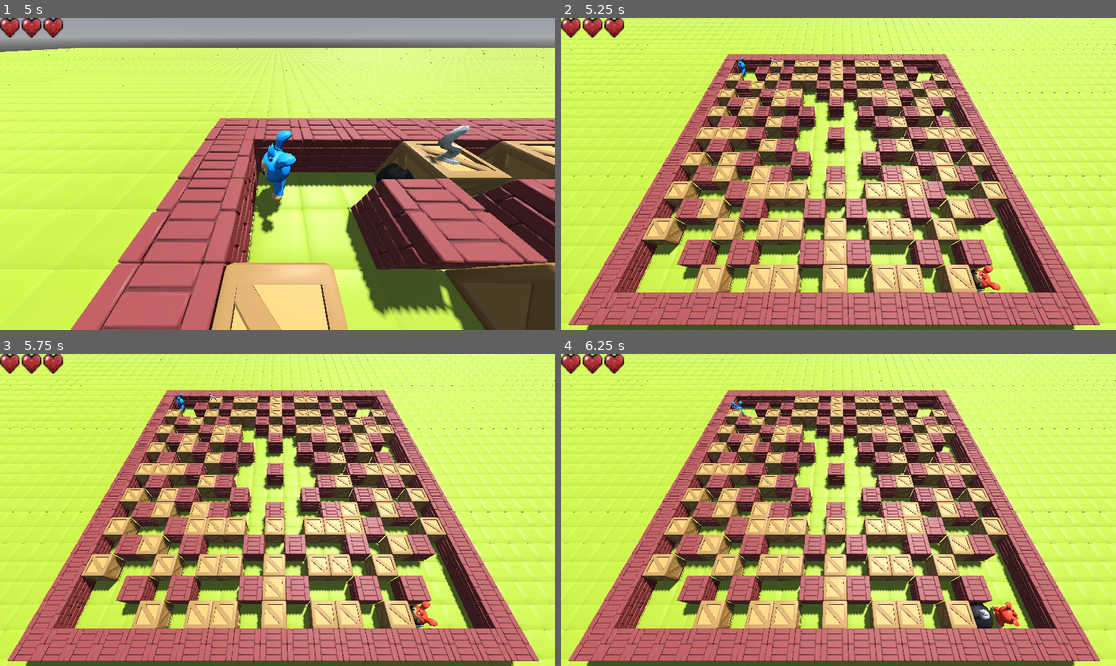
Above: before the commit, frames 1-4 (two rows, left to right).
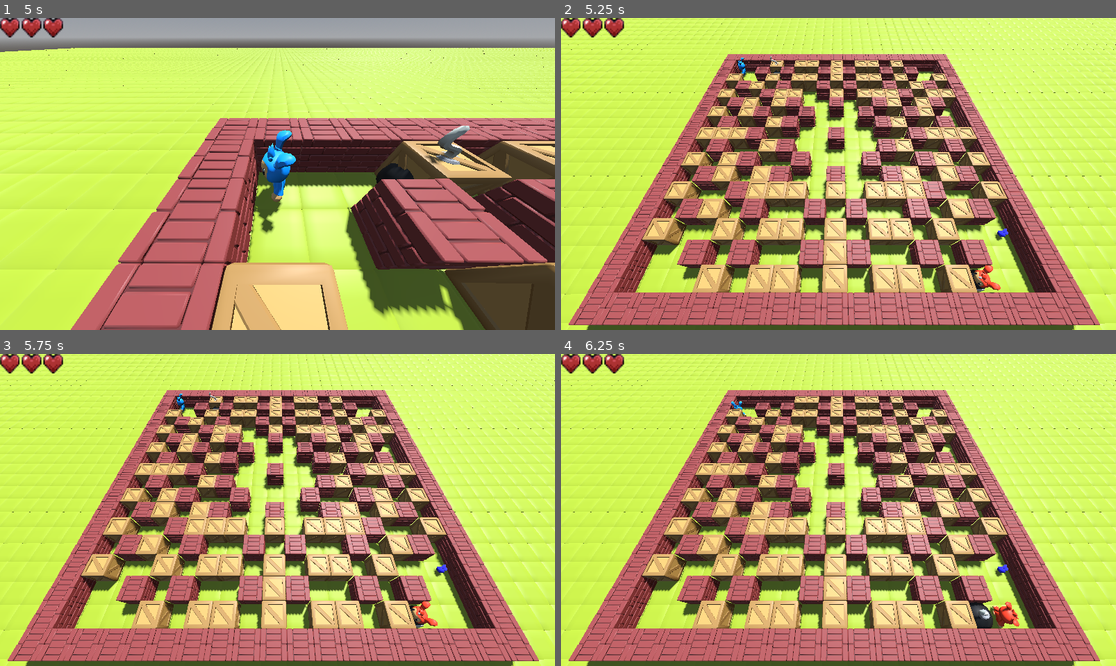
Above: after the commit, the same moments.

Repository: summerflamme/Bomberman
Game: Godot game, scene res://menu/MainMenu.tscn
The game is run twice, just before and just after one commit, with the same random seed, the same clock (stepped at 60 frames per second) and the same inputs.
Inputs:
- Up to frame 1 (5 s): click "Jouer" at 0.5 s; hold Right (p1_right) 1.28-2.03 s; tap Space (p1_bomb) at 1.35, 2.85, 4.35 s; hold Down (p1_down) 2.03-2.78 s; tap F (switch_camera) at 2.1, 3.6 s; hold Right (p1_right) 2.78-3.53 s; hold Up (p1_up) 3.53-4.28 s; hold Left (p1_left) from 4.28 s (still down)
- Up to frame 2 (5.25 s): keep holding Left (p1_left); tap F (switch_camera) at 5.1 s
- Up to frame 3 (5.75 s): keep holding Left (p1_left)
- Up to frame 4 (6.25 s): release Left (p1_left) at 5.78 s; hold Down (p1_down) from 5.78 s (still down); tap Space (p1_bomb) at 5.85 s

Frame 1 is identical in both runs. In frame 2, less than 0.1% of the frame differs, in the area x 14-81%, y 50-72%; in frame 3, less than 0.1%; in frame 4, less than 0.1%, in the area x 14-81%, y 19-72%.

Commit message:
ajout des bonus

Diff:
--- a/bomberman/bombe/bombe.gd
+++ b/bomberman/bombe/bombe.gd
@@ -1,4 +1,4 @@
-extends StaticBody3D
+extends CharacterBody3D
 @onready var gridmap: GridMap = get_tree().current_scene.get_node("GridMap")
 
 @onready var bombe_sprite : Node3D = $Bomb2
@@ -6,16 +6,55 @@
 @export var range_explosion := 1
 @export var cell_size := 2.0
 
+@export var move_speed := 15.0
+var move_dir: Vector3 = Vector3.ZERO
+var is_moving := false
+
+@export var bonus_scene: PackedScene
+@export var bonus_drop_chance := 0.3
+
 
 func _ready() -> void:
+	velocity = Vector3.ZERO
+
 	await get_tree().create_timer(1.0).timeout
 	bombe_sprite.scale *= 1.5
 	await get_tree().create_timer(1.0).timeout
 	bombe_sprite.scale *= 1.5
 	await get_tree().create_timer(1.0).timeout
 
+	explode()
 
-	explode()
+
+
+func kick(dir: Vector3) -> void:
+	if is_moving:
+		return
+
+	move_dir = dir.normalized()
+	is_moving = true
+
+func _physics_process(delta: float) -> void:
+	if not is_moving:
+		return
+
+	velocity.x = move_dir.x * move_speed
+	velocity.z = move_dir.z * move_speed
+
+	move_and_slide()
+
+	for i in range(get_slide_collision_count()):
+		var col := get_slide_collision(i)
+		var body := col.get_collider()
+
+		if body.is_in_group("WallSolid") or body is CharacterBody3D:
+			_stop()
+			return
+
+func _stop() -> void:
+	is_moving = false
+	velocity = Vector3.ZERO
+	global_transform.origin = snap_to_grid(global_transform.origin)
 
 func snap_to_grid(pos: Vector3) -> Vector3:
 	return Vector3(
@@ -23,6 +62,7 @@
 		pos.y,
 		floor(pos.z / cell_size) * cell_size + cell_size / 2
 	)
+
 
 
 func explode() -> void:
@@ -43,13 +83,22 @@
 		if _damage_at_position(pos):
 			break
 
+
 func _damage_at_position(pos: Vector3) -> bool:
 	var cell := _get_grid_cell_from_world(pos)
 	var item_id := gridmap.get_cell_item(cell)
+
 	if item_id == 1:
 		return true
+
 	if item_id == 0:
 		gridmap.set_cell_item(cell, -1)
+
+		if bonus_scene != null and randf() < bonus_drop_chance:
+			var bonus = bonus_scene.instantiate()
+			bonus.global_transform.origin = snap_to_grid(pos) + Vector3.UP * 0.5
+			get_parent().add_child(bonus)
+
 		return true
 
 	var space := get_world_3d().direct_space_state
@@ -72,6 +121,7 @@
 
 	return false
 
+
 func _spawn_explosion_visual(pos: Vector3) -> void:
 	var explosion = explosion_scene.instantiate()
 	explosion.global_transform.origin = pos
--- a/bomberman/bombe/bombe.tscn
+++ b/bomberman/bombe/bombe.tscn
@@ -1,16 +1,18 @@
-[gd_scene load_steps=5 format=3 uid="uid://bgk5gkvrq7eeg"]
+[gd_scene load_steps=6 format=3 uid="uid://bgk5gkvrq7eeg"]
 
 [ext_resource type="Script" uid="uid://d0obcnosrp5ti" path="res://bombe/bombe.gd" id="1_mpodx"]
 [ext_resource type="PackedScene" uid="uid://b0t7iqh17aqgu" path="res://bombe/bomb_2.tscn" id="2_blhvy"]
 [ext_resource type="PackedScene" uid="uid://b6sqoqm67sfbh" path="res://explosion/explosion.tscn" id="2_qy0pg"]
+[ext_resource type="PackedScene" uid="uid://bqr0csowql82c" path="res://bonus/bonus.tscn" id="3_0h8eb"]
 
 [sub_resource type="SphereShape3D" id="SphereShape3D_blhvy"]
 radius = 0.74170864
 
-[node name="bombe" type="StaticBody3D"]
+[node name="bombe" type="CharacterBody3D"]
 transform = Transform3D(0.33, 0, 0, 0, 0.33, 0, 0, 0, 0.33, 0, 0.23846436, 0)
 script = ExtResource("1_mpodx")
 explosion_scene = ExtResource("2_qy0pg")
+bonus_scene = ExtResource("3_0h8eb")
 
 [node name="Bomb2" parent="." instance=ExtResource("2_blhvy")]
 transform = Transform3D(1, 0, 0, 0, 1, 0, 0, 0, 1, 0, 0.35809326, 0)
--- /dev/null
+++ b/bomberman/bonus/bonus.gd
@@ -0,0 +1,52 @@
+extends Area3D
+
+enum BonusType {
+	RANGE,
+	BOMB
+}
+
+var bonus_type: BonusType
+
+@onready var fruit: Node3D = $Fruit
+var mesh: MeshInstance3D = null
+
+
+func _ready():
+	randomize()
+
+	bonus_type = randi() % 2
+
+	for child in fruit.get_children():
+		if child is MeshInstance3D:
+			mesh = child
+			break
+
+	if mesh:
+		_apply_color()
+	else:
+		push_error("ERREUR : aucun MeshInstance3D trouvé dans Fruit")
+
+	body_entered.connect(_on_body_entered)
+
+func _apply_color():
+	var mat := StandardMaterial3D.new()
+
+	match bonus_type:
+		BonusType.RANGE:
+			mat.albedo_color = Color(1.0, 0.2, 0.2)
+		BonusType.BOMB:
+			mat.albedo_color = Color(0.2, 0.2, 1.0)
+
+	mesh.material_override = mat
+
+func _on_body_entered(body):
+	if not body.is_in_group("player"):
+		return
+
+	match bonus_type:
+		BonusType.RANGE:
+			body.range_explosion += 1
+		BonusType.BOMB:
+			body.nb_bomb += 1
+
+	queue_free()
--- /dev/null
+++ b/bomberman/bonus/bonus.tscn
@@ -0,0 +1,14 @@
+[gd_scene load_steps=4 format=3 uid="uid://bqr0csowql82c"]
+
+[ext_resource type="Script" uid="uid://vtblhmnug7fn" path="res://bonus/bonus.gd" id="1_07xlr"]
+[ext_resource type="PackedScene" uid="uid://b3empu6jfjenr" path="res://assets/Ultimate Platformer Pack - Dec 2021/Nature/FBX/Fruit.fbx" id="2_bpi7r"]
+
+[sub_resource type="SphereShape3D" id="SphereShape3D_ivlr6"]
+
+[node name="bonus" type="Area3D"]
+script = ExtResource("1_07xlr")
+
+[node name="CollisionShape3D" type="CollisionShape3D" parent="."]
+shape = SubResource("SphereShape3D_ivlr6")
+
+[node name="Fruit" parent="." instance=ExtResource("2_bpi7r")]
--- /dev/null
+++ b/bomberman/bonus/cube_question.tscn
@@ -0,0 +1,5 @@
+[gd_scene load_steps=2 format=3 uid="uid://xhbc5x7gebl5"]
+
+[ext_resource type="PackedScene" uid="uid://bfkiwsf67y6l6" path="res://assets/Ultimate Platformer Pack - Dec 2021/Cubes/FBX/Cube_Question.fbx" id="1_xpm0i"]
+
+[node name="Cube_Question" instance=ExtResource("1_xpm0i")]
--- /dev/null
+++ b/bomberman/node_3d.gd
@@ -0,0 +1,11 @@
+extends Area3D
+
+
+# Called when the node enters the scene tree for the first time.
+func _ready() -> void:
+	pass # Replace with function body.
+
+
+# Called every frame. 'delta' is the elapsed time since the previous frame.
+func _process(delta: float) -> void:
+	pass
--- a/bomberman/player/player.gd
+++ b/bomberman/player/player.gd
@@ -9,6 +9,8 @@
 
 @export var vitesse := 10.0
 @export var gravity := 9.8
+
+@export var range_explosion := 1
 
 const TILE_SIZE := 2.0
 const MOVE_DURATION := 0.2
@@ -137,6 +139,10 @@
 func _check_collisions() -> void:
 	for i in range(get_slide_collision_count()):
 		var body := get_slide_collision(i).get_collider()
+
+		if body.has_method("kick"):
+			body.kick(facing_dir)
+
 		if body is Enemy and not invincible:
 			_lose_life()
 			return
@@ -177,6 +183,9 @@
 	anim.stop()
 	anim.play("Punch")
 	var bomb = bomb_scene.instantiate()
+	bomb.range_explosion = range_explosion
+
+
 	var target_pos = snap_to_grid(global_transform.origin + facing_dir * TILE_SIZE)
 	bomb.global_transform.origin = target_pos
 	get_parent().add_child(bomb)
--- a/bomberman/player/player.tscn
+++ b/bomberman/player/player.tscn
@@ -6,7 +6,7 @@
 [sub_resource type="BoxShape3D" id="BoxShape3D_rkbax"]
 size = Vector3(2.4251938, 3.5665512, 1.5765381)
 
-[node name="player" type="CharacterBody3D"]
+[node name="player" type="CharacterBody3D" groups=["player"]]
 axis_lock_angular_x = true
 axis_lock_angular_z = true
 script = ExtResource("1_oul6g")
Not shown, added: bomberman/bonus/bonus.gd.uid
Not shown, added: bomberman/node_3d.gd.uid
Not shown, added: bomberman/bonus/bonus.tscn5478709689.tmp
Not shown, added: bomberman/bonus/bonus.tscn5484470870.tmp
